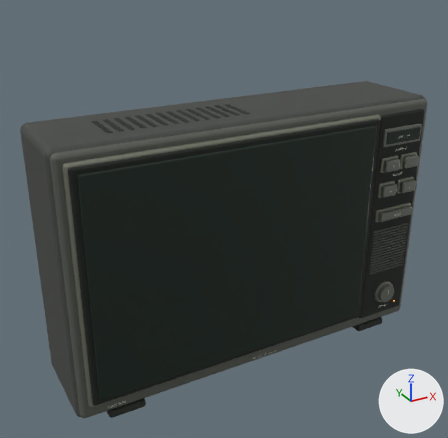
What one commit did to the Blender file assets/blender/retro-tv.blend.
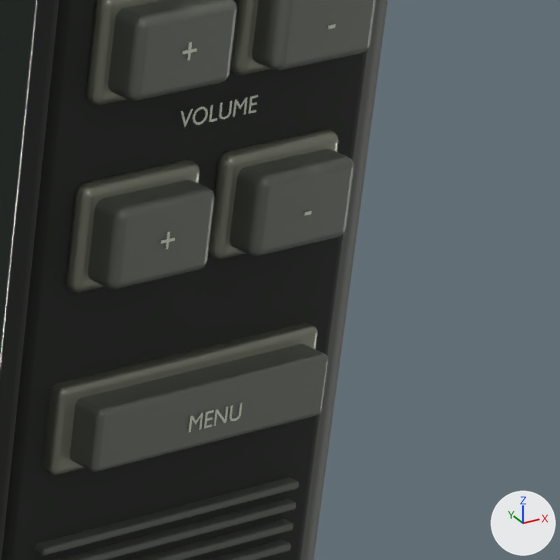
The first picture shows the older version from a 50 mm camera at (-10.49, -17.08, 9.59) aimed at (-0.67, 0.78, 0.67). The close-ups show the older and then the newer version on the part from 82% to 99% of the width and 36% to 53% of the height of that picture. Only the edits that show in the close-ups are written down. The lights are fixed; the arrows at lower right show +X, +Y and +Z.

Before the edit, the objects in view are built like this:
```python
ob_button_volume_down = bpy.data.objects.new('Button_volume-down', me_cube_016)
ob_button_volume_down.location = (6.02, -1.28, 1.38)
ob_button_volume_up = bpy.data.objects.new('Button_volume-up', me_cube_014)
ob_button_volume_up.location = (5.1, -1.28, 1.38)
ob_label___001 = bpy.data.objects.new('Label_+.001', me_text_005)
ob_label___001.location = (5.1, -1.4, 1.32)
ob_label___001.rotation_euler = (1.571, 0.0, 0.0)  # degrees (90, 0, 0)
ob_label___001_1 = bpy.data.objects.new('Label_-.001', me_text_006)
ob_label___001_1.location = (6.02, -1.4, 1.32)
ob_label___001_1.rotation_euler = (1.571, 0.0, 0.0)  # degrees (90, 0, 0)
ob_socket_volume_down = bpy.data.objects.new('Socket_volume-down', me_cube_015)
ob_socket_volume_down.location = (6.02, -1.15, 1.38)
ob_socket_volume_up = bpy.data.objects.new('Socket_volume-up', me_cube_013)
ob_socket_volume_up.location = (5.1, -1.15, 1.38)
ob_speakerslat_02 = bpy.data.objects.new('SpeakerSlat_02', me_cube_021)
ob_speakerslat_02.location = (5.56, -1.16, -0.516)
# also in view: 'SpeakerSlat_01' at (5.56, -1.16, -0.4); 'Socket_channel-down' at (6.02, -1.15, 2.35); 'Button_channel-up' at (5.1, -1.28, 2.35); 'FrontFascia' at (0.0, -0.84, 0.0); 'Button_channel-down' at (6.02, -1.28, 2.35)
```
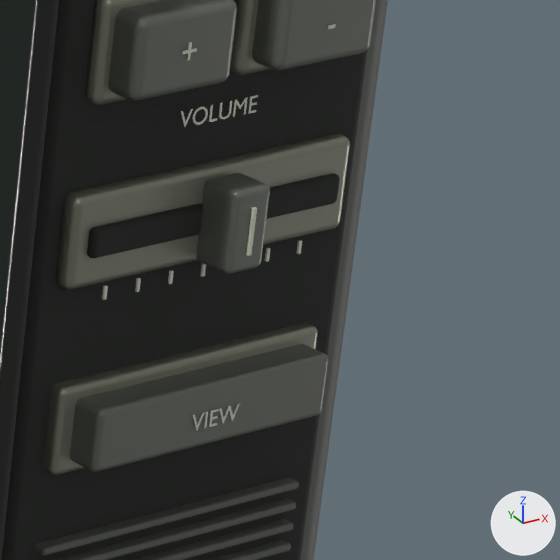
Location of each change, [x1, y1, x2, y2] in pixels of the close-ups (560 x 560 px):
'VolumeBezel', added
    after: [56, 134, 350, 290]
'Button_volume-up', deleted
    before: [88, 180, 215, 289]
'Button_volume-down', deleted
    before: [230, 149, 354, 256]
'VolumeThumb', added
    after: [196, 173, 270, 274]
'VolumeTrack', added (black)
    after: [87, 173, 340, 258]
'Socket_volume-up', deleted
    before: [65, 160, 200, 292]
'Socket_volume-down', deleted
    before: [208, 129, 339, 259]
'VolumeThumbGrip', added
    after: [246, 207, 257, 256]
'Label_+.001', deleted
    before: [161, 232, 175, 250]
'VolumeTick_1', added
    after: [135, 278, 141, 292]
'VolumeTick_0', added
    after: [102, 286, 108, 300]
'VolumeTick_2', added
    after: [168, 270, 174, 284]
'VolumeTick_6', added
    after: [296, 240, 302, 254]
'VolumeTick_3', added
    after: [200, 263, 206, 277]
'VolumeTick_5', added
    after: [265, 248, 270, 262]
'Label_-.001', deleted
    before: [304, 211, 312, 216]

What changed in the scene script:
```text
Remove ob_socket_volume_up:
    ob_socket_volume_up = bpy.data.objects.new('Socket_volume-up', me_cube_013)
Remove ob_button_volume_up:
    ob_button_volume_up = bpy.data.objects.new('Button_volume-up', me_cube_014)
Remove ob_socket_volume_down:
    ob_socket_volume_down = bpy.data.objects.new('Socket_volume-down', me_cube_015)
Remove ob_button_volume_down:
    ob_button_volume_down = bpy.data.objects.new('Button_volume-down', me_cube_016)
Remove ob_label___001:
    ob_label___001 = bpy.data.objects.new('Label_+.001', me_text_005)
Remove ob_label___001_1:
    ob_label___001_1 = bpy.data.objects.new('Label_-.001', me_text_006)
Add ob_volumethumbgrip:
    ob_volumethumbgrip = bpy.data.objects.new('VolumeThumbGrip', me_cube_212)  # a box spanning x -0.012..0.012, y -0.007..0.007, z -0.125..0.125; in mat_warm_ivory_lettering (light grey #d3d7c5); modifiers BEVEL, WEIGHTED_NORMAL
    ob_volumethumbgrip.parent = ob_volumethumb
    ob_volumethumbgrip.location = (5.56, -1.49, 1.38)
Add ob_volumethumb:
    ob_volumethumb = bpy.data.objects.new('VolumeThumb', me_cube_211)  # a box spanning x -0.12..0.12, y -0.12..0.12, z -0.22..0.22; in mat_control_graphite (grey #6c6f67); modifiers BEVEL, WEIGHTED_NORMAL
    ob_volumethumb.location = (5.56, -1.36, 1.38)
Add ob_volumetick_6:
    ob_volumetick_6 = bpy.data.objects.new('VolumeTick_6', me_cube_210)  # a box spanning x -0.01..0.01, y -0.007..0.007, z -0.035..0.035; in mat_warm_ivory_lettering (light grey #d3d7c5); modifiers BEVEL, WEIGHTED_NORMAL
    ob_volumetick_6.location = (6.2, -1.2, 1.08)
Add ob_volumetick_5:
    ob_volumetick_5 = bpy.data.objects.new('VolumeTick_5', me_cube_210.copy())  # modifiers BEVEL, WEIGHTED_NORMAL
    ob_volumetick_5.location = (5.987, -1.2, 1.08)
Add ob_volumetick_3:
    ob_volumetick_3 = bpy.data.objects.new('VolumeTick_3', me_cube_210.copy())  # modifiers BEVEL, WEIGHTED_NORMAL
    ob_volumetick_3.location = (5.56, -1.2, 1.08)
Add ob_volumetick_2:
    ob_volumetick_2 = bpy.data.objects.new('VolumeTick_2', me_cube_210.copy())  # modifiers BEVEL, WEIGHTED_NORMAL
    ob_volumetick_2.location = (5.347, -1.2, 1.08)
Add ob_volumetick_1:
    ob_volumetick_1 = bpy.data.objects.new('VolumeTick_1', me_cube_210.copy())  # modifiers BEVEL, WEIGHTED_NORMAL
    ob_volumetick_1.location = (5.133, -1.2, 1.08)
Add ob_volumetick_0:
    ob_volumetick_0 = bpy.data.objects.new('VolumeTick_0', me_cube_210.copy())  # modifiers BEVEL, WEIGHTED_NORMAL
    ob_volumetick_0.location = (4.92, -1.2, 1.08)
Add ob_volumetrack:
    ob_volumetrack = bpy.data.objects.new('VolumeTrack', me_cube_203)  # a box spanning x -0.81..0.81, y -0.03..0.03, z -0.08..0.08; in mat_recess_black (black #181d18); modifiers BEVEL, WEIGHTED_NORMAL
    ob_volumetrack.location = (5.56, -1.235, 1.38)
Add ob_volumebezel:
    ob_volumebezel = bpy.data.objects.new('VolumeBezel', me_cube_202)  # a box spanning x -0.91..0.91, y -0.06..0.06, z -0.25..0.25; in mat_aged_satin_nickel (grey #909384); modifiers BEVEL, WEIGHTED_NORMAL
    ob_volumebezel.location = (5.56, -1.16, 1.38)
```
